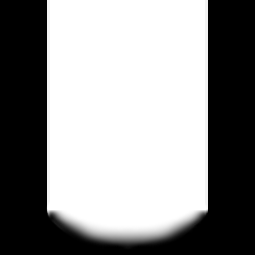
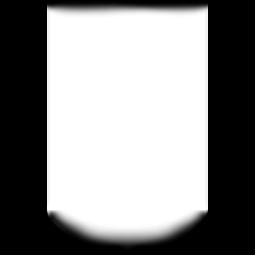
Two versions of the same layered image (255×255). Layer-by-layer changes:
painted on "图层 2" over left=47, top=0, right=208, bottom=18